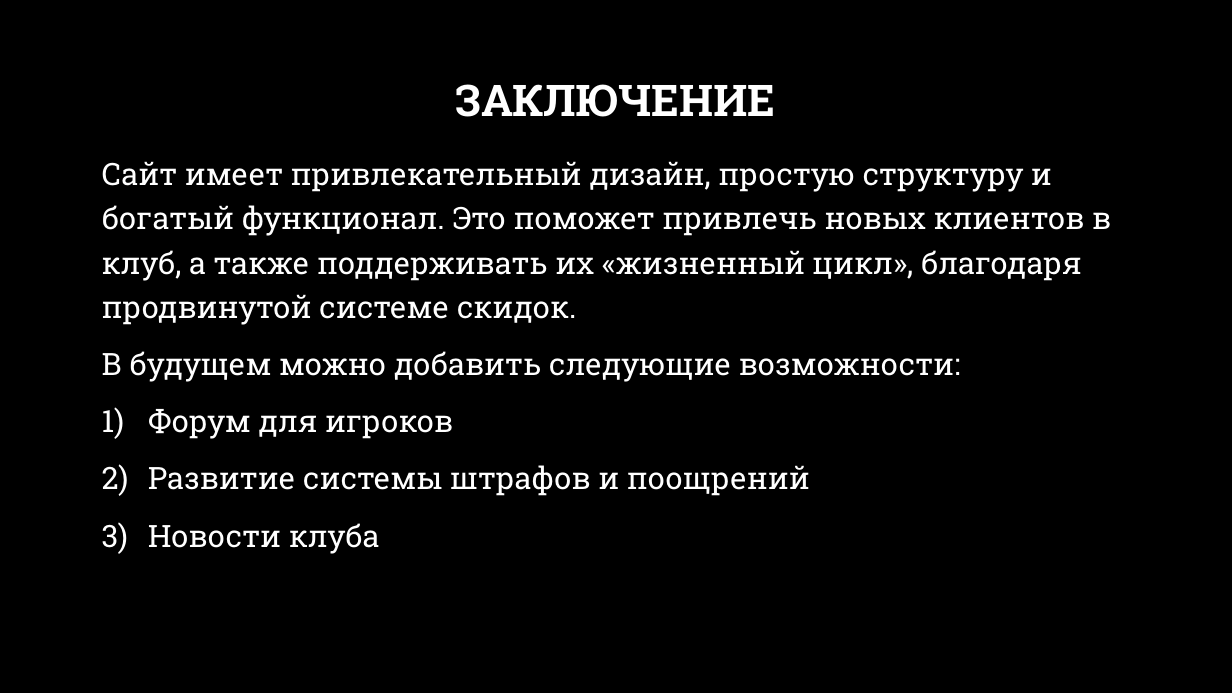
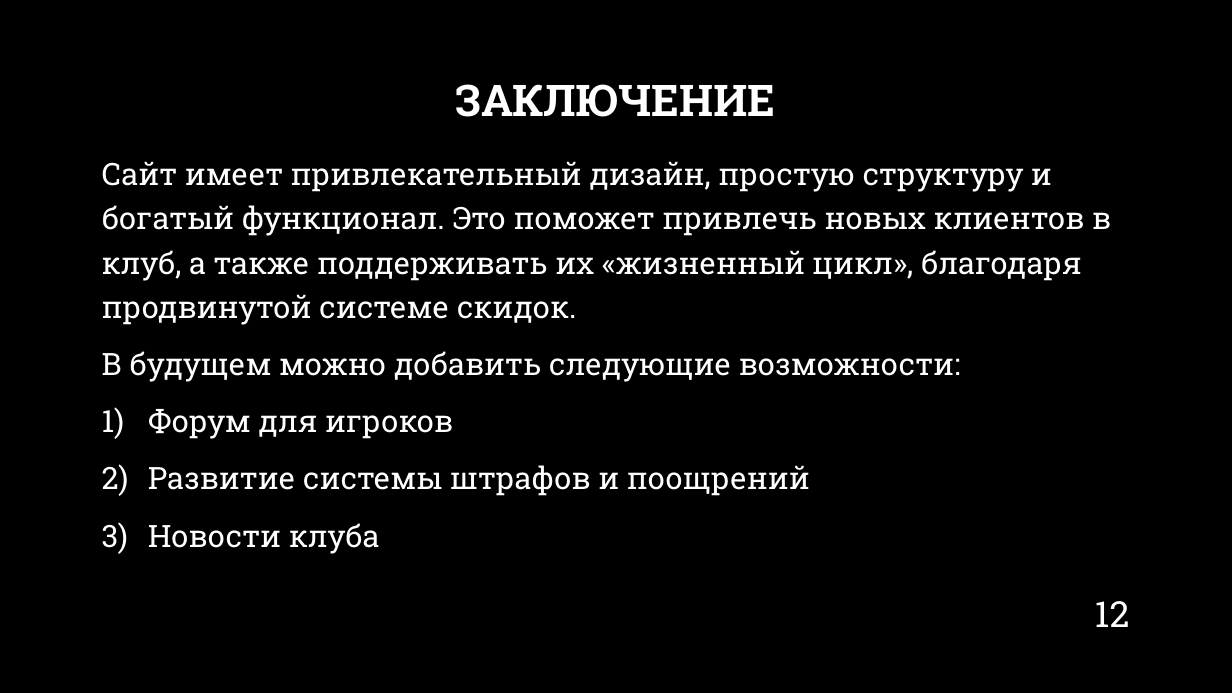
Before and after one commit to swyatow/Diploma, a slide deck: slide 12 of Docs/ПЗТЗ/Презентация.pptx. Drawn at 1232x693 pixels with LibreOffice and Linux fonts; fonts in the diff are those of the drawing; background and template pictures are left out. Boxes give left, top, right and bottom in pixels: in the first picture for what was removed or moved away, otherwise in the second. Text is boxed around its words. In the diff, an @@ line names an element or a change of style, - is before the commit and + after.

```diff
--- a/Docs/ПЗТЗ/Презентация.pptx
+++ b/Docs/ПЗТЗ/Презентация.pptx
@@ page number added at <box>1095,601,1130,627</box>, 28 pt, text #FFFFFF @@
+12
```
Also in this commit, not shown: 9 other slides changed, 1 other file.
